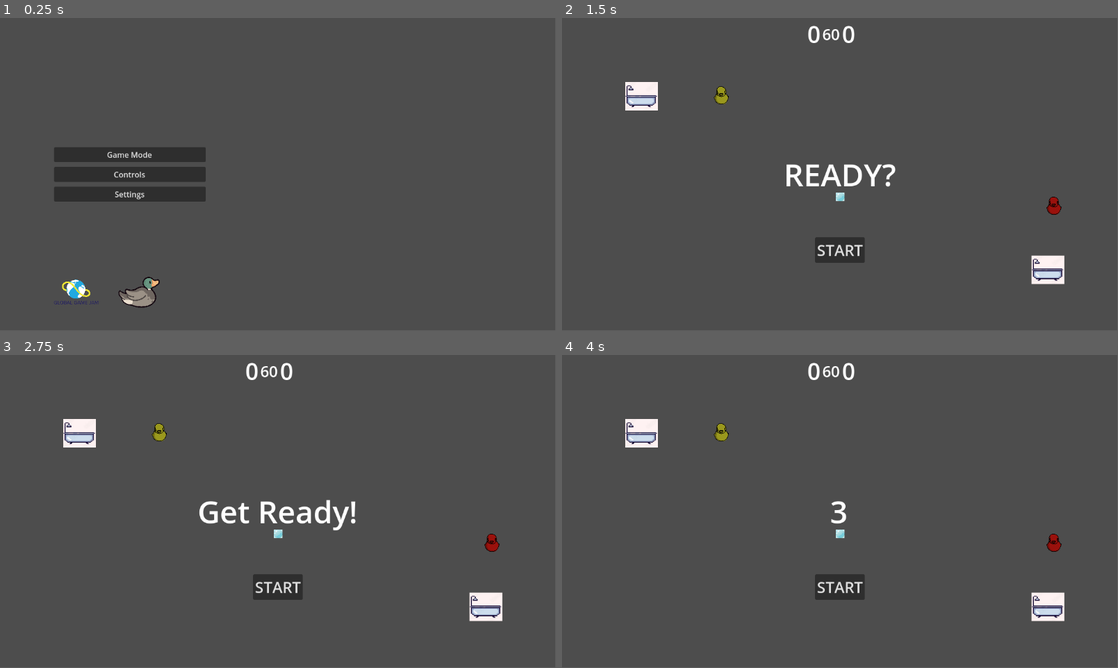
Above: before the commit, frames 1-4 (two rows, left to right).
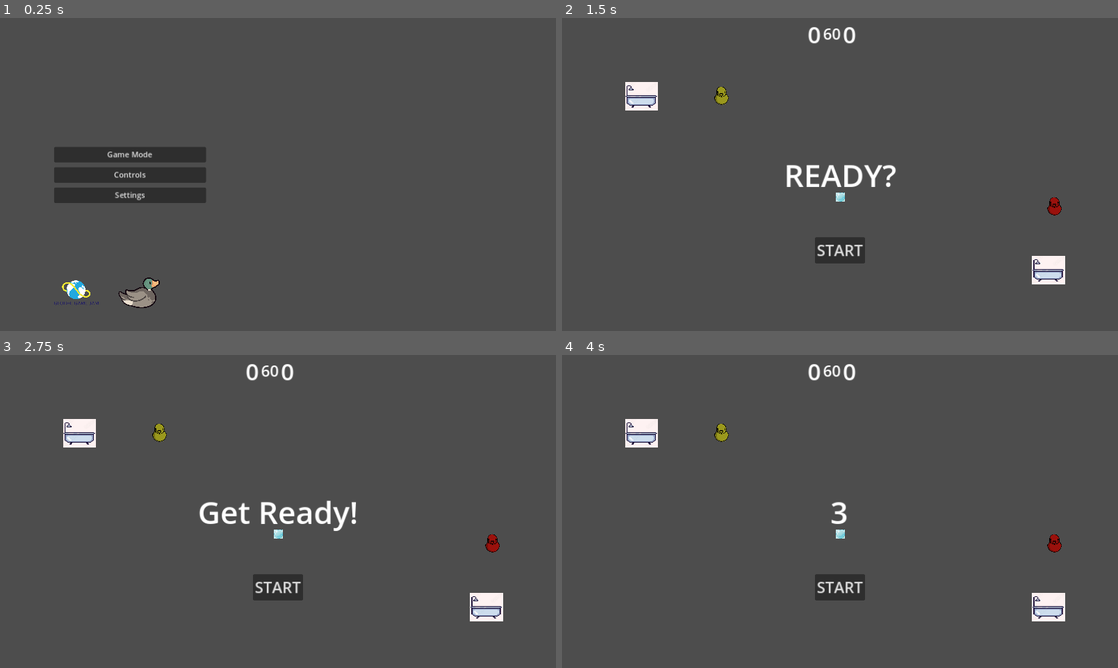
Above: after the commit, the same moments.

Repository: pmaitland/GGJ2025
Game: Godot game, scene res://scenes/MainScreen.tscn
Same seed, same stepped clock (60 frames per second), same inputs: the game is played once before the commit and once after it.
Inputs:
- Up to frame 1 (0.25 s): no input
- Up to frame 2 (1.5 s): click "Game Mode" at 0.5 s; click "Bubball" at 1.25 s
- Up to frame 3 (2.75 s): click "START" at 2 s
- Up to frame 4 (4 s): click "START" at 2.75 s; click "START" at 3.5 s
In our replay, the window is 799x449 before the commit and 800x450 after it. These sizes can differ from the game's own. Grey fills any space a smaller window leaves; there, only what the larger window draws over its background counts as a difference.

The runs differ from the first frame. In frame 1, 0.7% of the frame differs, in the area x 9-37%, y 42-93%; in frame 2, 1.0%; in frame 3, 1.1%, in the area x 11-91%, y 2-86%; in frame 4, 0.7%.

Commit message:
Full screen (#24)
* fixes controller key hold

* Makes full screen

* Adds blow controller key repeat (unfixes the key hold thing)

Diff:
--- a/ggj25/project.godot
+++ b/ggj25/project.godot
@@ -19,17 +19,16 @@
 
 SceneManager="*res://scripts/SceneManager.gd"
 
+[display]
+
+window/stretch/mode="canvas_items"
+
 [input]
 
 p0_blow={
 "deadzone": 0.5,
 "events": [Object(InputEventKey,"resource_local_to_scene":false,"resource_name":"","device":-1,"window_id":0,"alt_press …(191 unchanged characters)…
 , Object(InputEventJoypadButton,"resource_local_to_scene":false,"resource_name":"","device":-1,"button_index":1,"pressure":0.0,"pressed":true,"script":null)
-]
-}
-p0_dash={
-"deadzone": 0.5,
-"events": [Object(InputEventKey,"resource_local_to_scene":false,"resource_name":"","device":-1,"window_id":0,"alt_pressed":false,"shift_pressed":false,"ctrl_pressed":false,"meta_pressed":false,"pressed":false,"keycode":0,"physical_keycode":4194325,"key_label":0,"unicode":0,"location":0,"echo":false,"script":null)
 ]
 }
 p0_move_left={
@@ -81,6 +80,11 @@
 "events": [Object(InputEventKey,"resource_local_to_scene":false,"resource_name":"","device":-1,"window_id":0,"alt_press …(195 unchanged characters)…
 ]
 }
+p0_dash={
+"deadzone": 0.5,
+"events": [Object(InputEventKey,"resource_local_to_scene":false,"resource_name":"","device":-1,"window_id":0,"alt_pressed":false,"shift_pressed":false,"ctrl_pressed":false,"meta_pressed":false,"pressed":false,"keycode":0,"physical_keycode":4194325,"key_label":0,"unicode":0,"location":0,"echo":false,"script":null)
+]
+}
 p1_dash={
 "deadzone": 0.5,
 "events": [Object(InputEventKey,"resource_local_to_scene":false,"resource_name":"","device":-1,"window_id":0,"alt_press …(191 unchanged characters)…
--- a/ggj25/scripts/duck.gd
+++ b/ggj25/scripts/duck.gd
@@ -25,7 +25,6 @@
 var dash_available = true
 var last_direction = Vector2.DOWN
 
-var blow_controller_pressed = false
 var dash_controller_pressed = false
 
 var current_direction = Direction.DOWN
@@ -60,7 +59,6 @@
 
 
 func _process(delta: float) -> void:
-	if Input.get_joy_axis(player_id, JOY_AXIS_TRIGGER_RIGHT) <= 0.3: blow_controller_pressed = false
 	if !Input.is_joy_button_pressed(player_id, JOY_BUTTON_A): dash_controller_pressed = false
 
 
@@ -78,8 +76,7 @@
 
 
 	if is_controller():
-		if Input.get_joy_axis(player_id, JOY_AXIS_TRIGGER_RIGHT) > 0.3 and !blow_controller_pressed:
-			blow_controller_pressed = true
+		if Input.get_joy_axis(player_id, JOY_AXIS_TRIGGER_RIGHT) > 0.3:
 			blow()
 	else:
 		if Input.is_action_pressed("p%s_blow" % player_id):
Not shown: 1 places in ggj25/scenes/bubbal_game.tscn that only renumber resources
